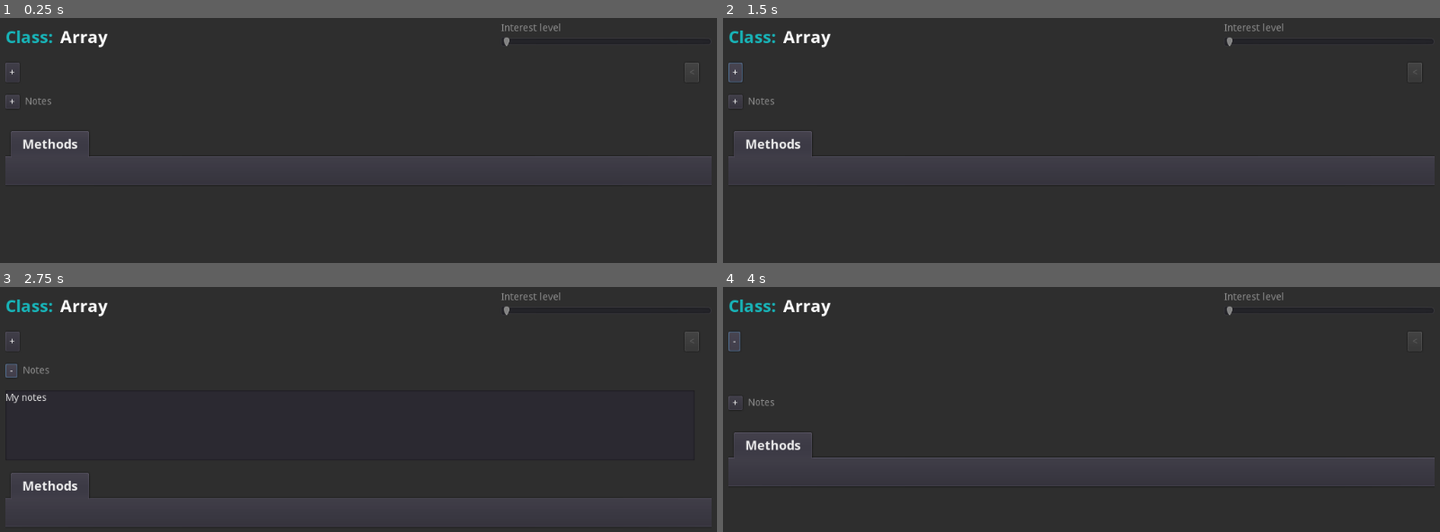
Above: before the commit, frames 1-4 (two rows, left to right).
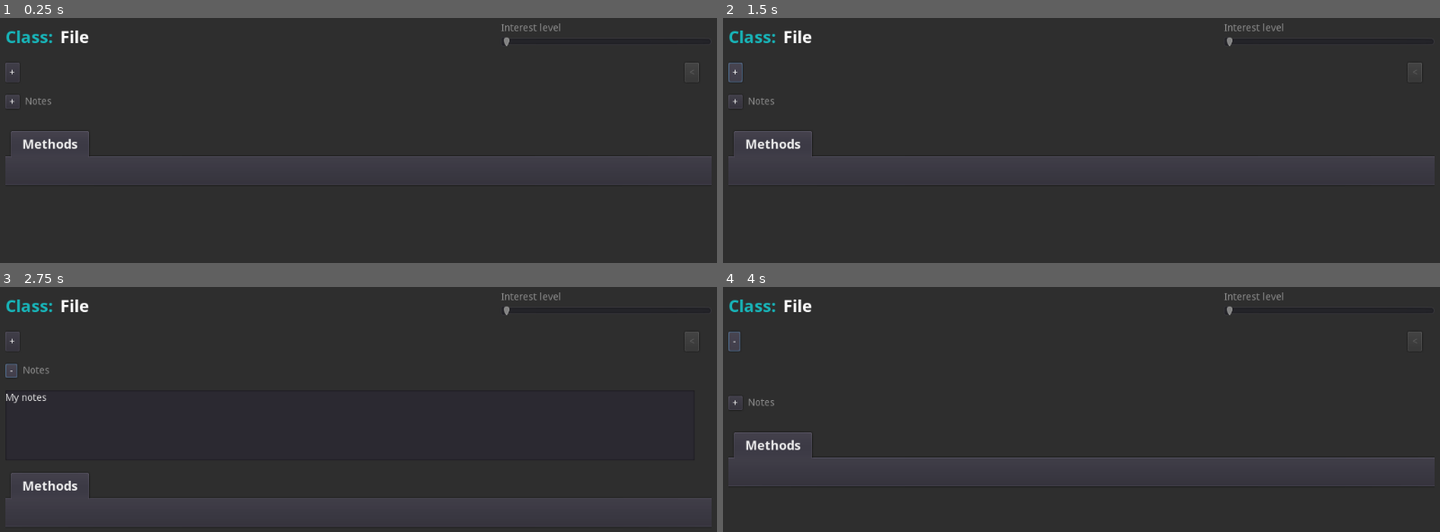
Above: after the commit, the same moments.

Repository: andrew-wilkes/godotbuddy.com
Game: Godot game, scene res://Test.tscn
Same seed, same stepped clock (60 frames per second), same inputs: the game is played once before the commit and once after it. The project has no main scene, so this scene is started directly.
Inputs:
- Up to frame 1 (0.25 s): no input
- Up to frame 2 (1.5 s): click "+" at 0.5 s; click "-" at 1.25 s
- Up to frame 3 (2.75 s): click "+" at 2 s
- Up to frame 4 (4 s): click "-" at 2.75 s; click "+" at 3.5 s

The runs differ from the first frame. In frame 1, 0.2% of the frame differs, in the area x 8-16%, y 5-13%; in frame 2, 0.2%; in frame 3, 0.2%; in frame 4, 0.2%.
Error before the commit: Invalid get index 'Array' (on base: 'Dictionary'). (res://ClassDetails.gd:200)
Error after the commit: Invalid get index 'File' (on base: 'Dictionary'). (res://ClassDetails.gd:209)

Commit message:
Add method descriptions

Diff:
--- a/apps/desktop/ClassDetails.gd
+++ b/apps/desktop/ClassDetails.gd
@@ -32,10 +32,10 @@
 	descbox.hide()
 	notes.get_parent().hide()
 	#update_content("CollisionObject2D")
-	#update_content("File")
+	update_content("File")
 	#update_content("String")
 	#update_content("Button")
-	update_content("Array")
+	#update_content("Array")
 
 
 func update_content(cname, new = true):
@@ -82,9 +82,15 @@
 	match prop:
 		"methods":
 			content.append("[table=2]")
+			var descriptions = []
 			for key in items.keys():
-				content.append(get_method_string(key, items[key]))
-			content.append("[/table]")
+				var mstrs = get_method_strings(key, items[key])
+				content.append(mstrs[0])
+				descriptions.append(mstrs[1])
+			content.append("[/table]\n")
+			content.append("Method Descriptions")
+			for d in descriptions:
+				content.append(d)
 		"properties":
 			content.append("[table=2]")
 			for key in items.keys():
@@ -109,7 +115,7 @@
 					else:
 						enums[args.enum] = [args]
 				else: # Constant
-					content.append(args.name + " = " + args.value + " " + item.description)
+					content.append("\u2022 " + args.name + " = " + args.value + " - " + item.description)
 			for ename in enums.keys():
 				content.append("[code]enum[/code]\t" + ename)
 				var vals = {}
@@ -118,7 +124,7 @@
 				var keys = vals.keys()
 				keys.sort()
 				for key in keys:
-					content.append(vals[key].name + " = " + vals[key].value + " " + vals[key].description)
+					content.append("\t\u2022 " + vals[key].name + " = " + vals[key].value + " - " + vals[key].description + "\n")
 		"tutorials":
 			for link in items:
 				content.append(get_link_string(link))
@@ -146,11 +152,14 @@
 	return ps.join("\n")
 
 
-func get_method_string(mname, items):
+func get_method_strings(mname, attribs):
 	var ms = PoolStringArray([])
-	for item in items:
-		ms.append("[cell][right]%s[/right]\t[/cell][cell]%s(%s) %s[/cell]" % [get_return_type_string(item.return_type), mname, get_args(item.args), item.qualifiers])
-	return ms.join("\n")
+	var mds = PoolStringArray([])
+	for attrib in attribs:
+		var ret_type = get_return_type_string(attrib.return_type)
+		ms.append("[cell][right]%s[/right]\t[/cell][cell]%s(%s) %s[/cell]" % [ret_type, mname, get_args(attrib.args), attrib.qualifiers])
+		mds.append("\u2022 %s %s(%s) %s\n\n\t%s\n" % [ret_type, mname, get_args(attrib.args), attrib.qualifiers, attrib.description])
+	return [ms.join("\n"), mds.join("\n")]
 
 
 func get_default_property_value(item: Dictionary):
Not shown, added: docs/editor-doc-formats.txt
